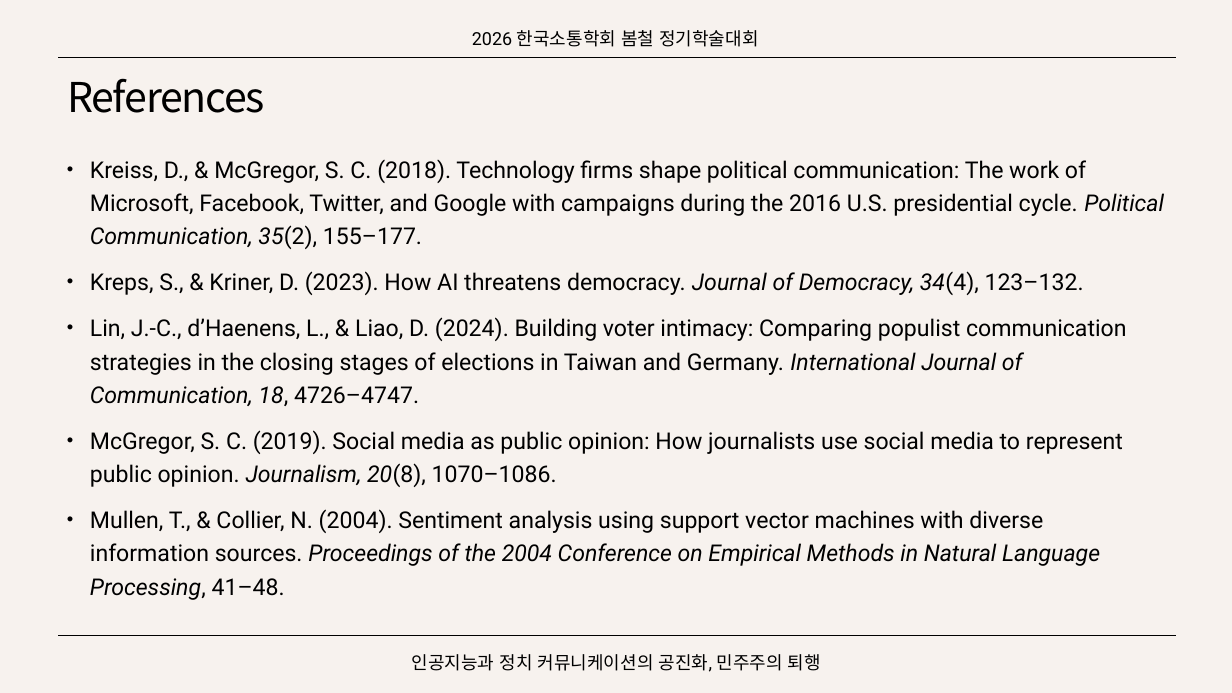
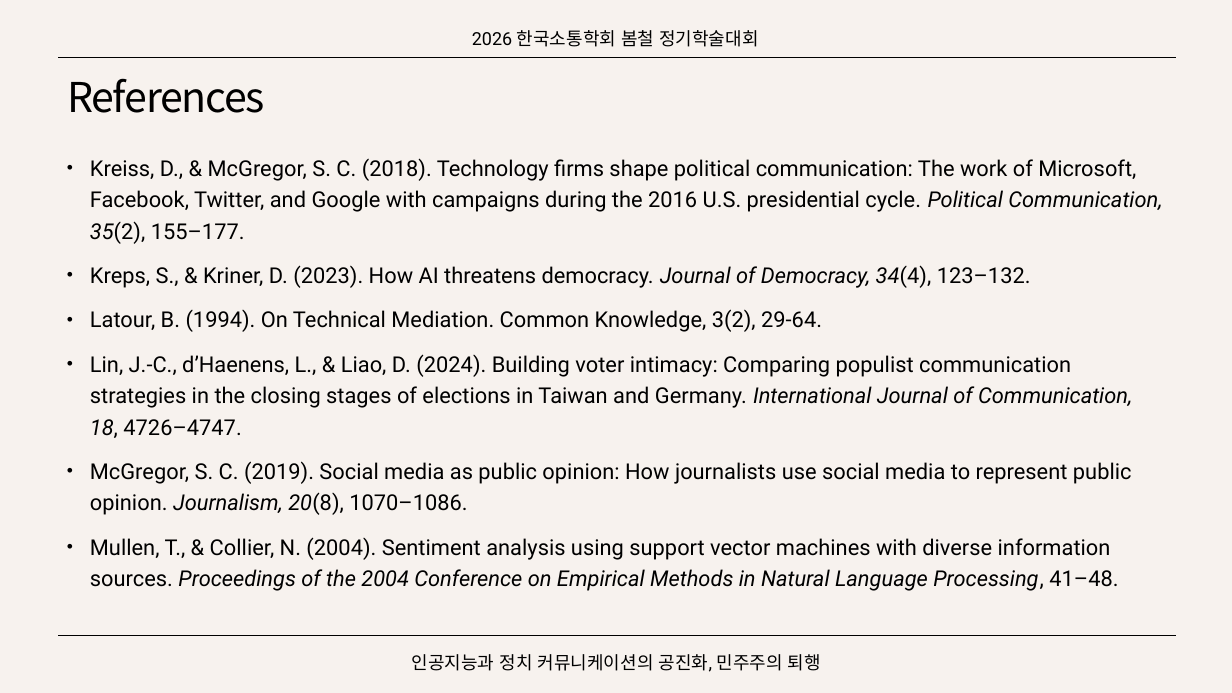
Before and after one commit to SongJongbeen/26-1, a slide deck: slide 22 of mac539/wk13_0527/presentation/13주 발제_송종빈.pptx (slide 15 before the commit). Drawn at 1232x693 pixels with LibreOffice and Linux fonts; fonts in the diff are those of the drawing. Boxes give left, top, right and bottom in pixels: in the first picture for what was removed or moved away, otherwise in the second. Text is boxed around its words. In the diff, an @@ line names an element or a change of style, - is before the commit and + after.

```diff
--- a/mac539/wk13_0527/presentation/13주 발제_송종빈.pptx
+++ b/mac539/wk13_0527/presentation/13주 발제_송종빈.pptx
@@ text at bbox=[90, 158, 1162, 591]: size 18 to 17 pt @@
@@ text at bbox=[90, 309, 822, 332]: paragraph added @@
+• Latour, B. (1994). On Technical Mediation. Common Knowledge, 3(2), 29-64.
```
Also in this commit, not shown: 10 other slides changed, 7 slides added, 3 other files.
